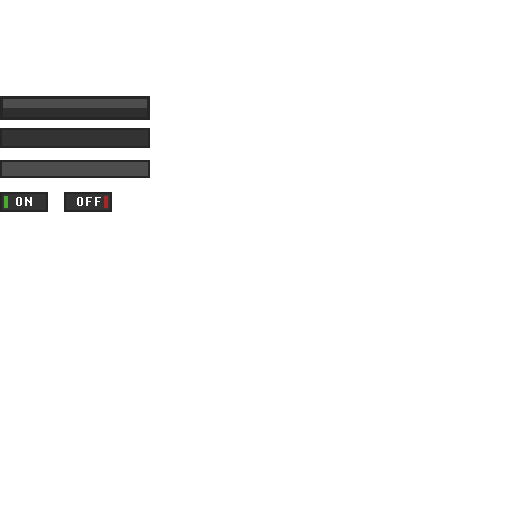
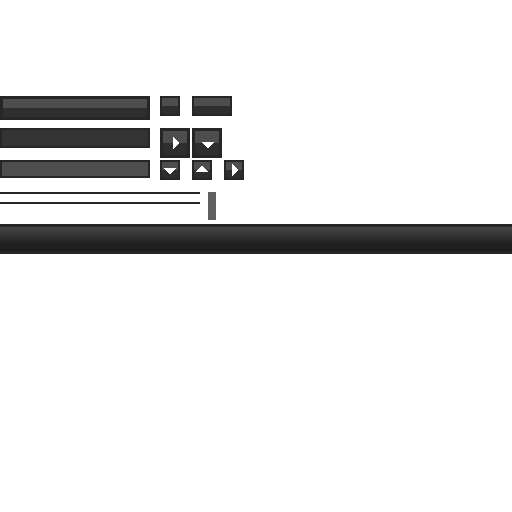
Comparing the layer stacks of the two 512×512 images. Changes:
added layer "Ebene #3" above "Ebene #2" over [0, 137, 512, 254]
added layer "Ebene #2" (20%) above "Ebene" over [0, 227, 512, 251]
painted on "Ebene" over [0, 196, 512, 254]
painted on "Bitstream_14.tga" over [0, 96, 244, 220]
